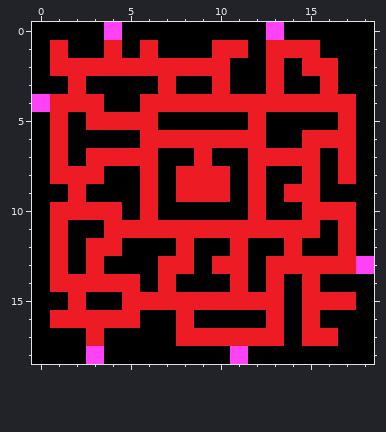
Edited in one commit: pixel-art sprite (PacMan/Content/pacmanmap.png). That is the earlier state.
The file is 19x19 pixels.
The result:
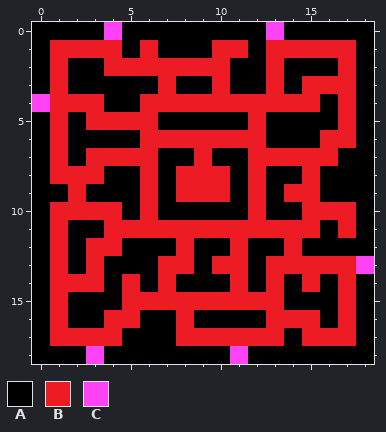
Palette (. is transparent): A #000000  B #ed1c24  C #ff42f6
Diff:
y 1: x 2..3 AA -> BB; x 16..17 AA -> BB
y 2: x 2..3 BB -> AA; x 15..17 BBA -> AAB
y 3: x 1..2 AB -> BA; x 15 A -> B; x 17 A -> B
y 4: x 16 B -> A
y 6: x 15 B -> A
y 7: x 16..17 AB -> BA
y 8: x 17 B -> A
y 12: x 17 B -> A
y 14: x 4 B -> A; x 17 A -> B
y 15: x 1..2 AB -> BA; x 15..16 BB -> AA
y 16: x 2..3 BB -> AA; x 14 A -> B; x 17 A -> B
y 17: x 1..2 AA -> BB; x 4 A -> B; x 17 A -> B
Pixel boxes of the changes (left, top, right, bottom) in both pictures:
changed: (50, 40, 104, 94)
changed: (302, 40, 356, 184)
changed: (284, 238, 356, 346)
changed: (50, 274, 122, 346)
